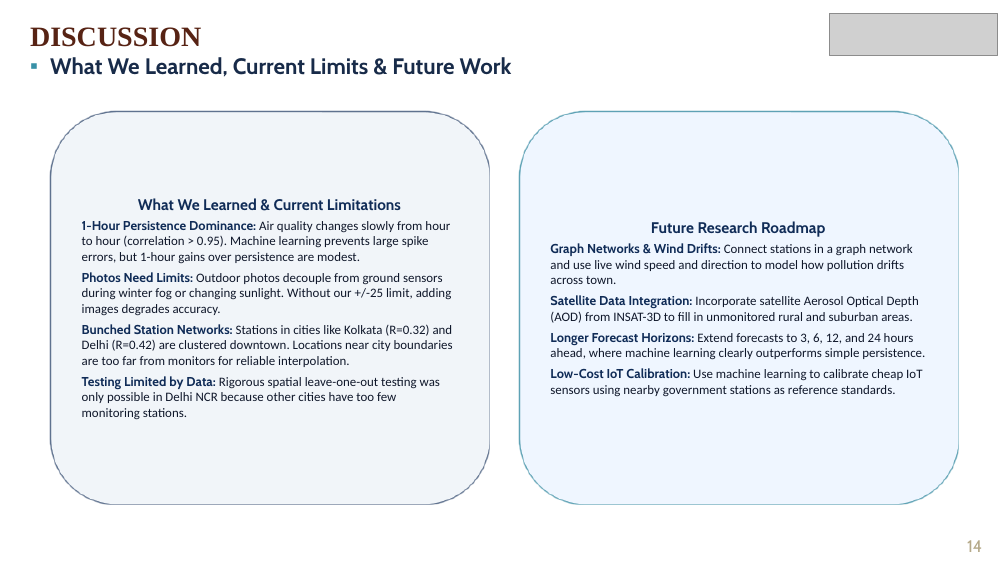
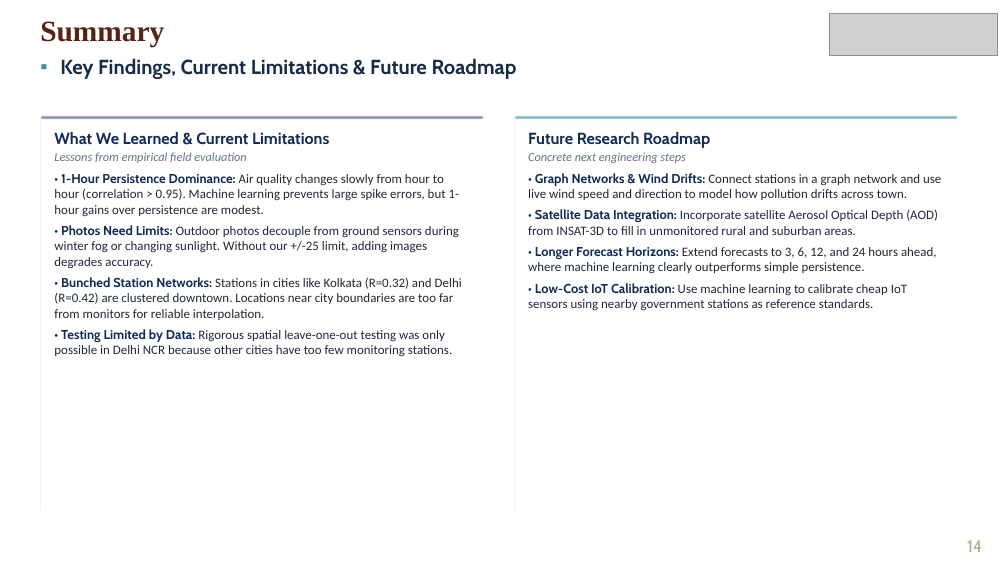
Before and after one commit to Rushyasree/Multimodal_airquality_prediction, a slide deck: slide 14 of docs/VayuDrishti_Final_Review_Simple_Language.pptx. Drawn at 1008x567 pixels with LibreOffice and Linux fonts; fonts in the diff are those of the drawing; grey boxes stand for pictures; background and template pictures are left out. Boxes give left, top, right and bottom in pixels: in the first picture for what was removed or moved away, otherwise in the second. Text is boxed around its words. In the diff, an @@ line names an element or a change of style, - is before the commit and + after.

Commit message:
Refactor presentation layout to executive university standard: eliminate amateur shapes, refine typography, align cards, and verify all 16 slides

```diff
--- a/docs/VayuDrishti_Final_Review_Simple_Language.pptx
+++ b/docs/VayuDrishti_Final_Review_Simple_Language.pptx
@@ text at (x1=40, y1=21, x2=164, y2=47): text changed; size 20 to 21 pt @@
-DISCUSSION
+Summary
@@ text "Summary" at (x1=40, y1=21, x2=164, y2=47): vertical alignment middle to top @@
@@ text at (x1=60, y1=58, x2=517, y2=79): text changed; size 16 to 14.5 pt @@
-▪ What We Learned, Current Limits & Future Work
+▪ Key Findings, Current Limitations & Future Roadmap
@@ rectangle "What We Learned & Current ..." resized from (x1=50, y1=111, x2=489, y2=504) to (x1=40, y1=116, x2=484, y2=511) @@
@@ rectangle "What We Learned & Current ..." at (x1=40, y1=116, x2=484, y2=511): vertical alignment middle to top; rounded rectangle to rectangle; fill #F1F5F9 to #FFFFFF; outline #102C57 1 pt to #E2E8F0 1 pt @@
@@ rectangle added at (x1=40, y1=116, x2=484, y2=120), fill #102C57 @@
@@ rectangle "Future Research Roadmap" resized from (x1=519, y1=111, x2=958, y2=504) to (x1=514, y1=116, x2=958, y2=511) @@
@@ rectangle "Future Research Roadmap" at (x1=514, y1=116, x2=958, y2=511): vertical alignment middle to top; rounded rectangle to rectangle; fill #EFF6FF to #FFFFFF; outline #0E7490 1 pt to #E2E8F0 1 pt @@
@@ rectangle added at (x1=514, y1=116, x2=958, y2=120), fill #0E7490 @@
@@ text in rectangle at (x1=54, y1=132, x2=329, y2=145): size 11 to 11.5 pt in "What We Learned & Current Limitations"; alignment centre to left; less space between paragraphs @@
@@ text in rectangle at (x1=528, y1=132, x2=710, y2=148): size 11 to 11.5 pt in "Future Research Roadmap"; alignment centre to left; less space between paragraphs @@
@@ text in rectangle at (x1=54, y1=152, x2=462, y2=357): text changed; text colour #0F172A to #1E293B @@
-1-Hour Persistence Dominance: Air quality changes slowly from hour to hour (correlation > 0.95). Machine learning prevents large spike errors, but 1-hour gains over persistence are modest.
-Photos Need Limits: Outdoor photos decouple from ground sensors during winter fog or changing sunlight. Without our +/-25 limit, adding images degrades accuracy.
-Bunched Station Networks: Stations in cities like Kolkata (R=0.32) and Delhi (R=0.42) are clustered downtown. Locations near city boundaries are too far from monitors for reliable interpolation.
-Testing Limited by Data: Rigorous spatial leave-one-out testing was only possible in Delhi NCR because other cities have too few monitoring stations.
+Lessons from empirical field evaluation
+• 1-Hour Persistence Dominance: Air quality changes slowly from hour to hour (correlation > 0.95). Machine learning prevents large spike errors, but 1-hour gains over persistence are modest.
+• Photos Need Limits: Outdoor photos decouple from ground sensors during winter fog or changing sunlight. Without our +/-25 limit, adding images degrades accuracy.
+• Bunched Station Networks: Stations in cities like Kolkata (R=0.32) and Delhi (R=0.42) are clustered downtown. Locations near city boundaries are too far from monitors for reliable interpolation.
+• Testing Limited by Data: Rigorous spatial leave-one-out testing was only possible in Delhi NCR because other cities have too few monitoring stations.
@@ text in rectangle at (x1=528, y1=152, x2=941, y2=311): text changed; text colour #0F172A to #1E293B @@
-Graph Networks & Wind Drifts: Connect stations in a graph network and use live wind speed and direction to model how pollution drifts across town.
-Satellite Data Integration: Incorporate satellite Aerosol Optical Depth (AOD) from INSAT-3D to fill in unmonitored rural and suburban areas.
-Longer Forecast Horizons: Extend forecasts to 3, 6, 12, and 24 hours ahead, where machine learning clearly outperforms simple persistence.
-Low-Cost IoT Calibration: Use machine learning to calibrate cheap IoT sensors using nearby government stations as reference standards.
+Concrete next engineering steps
+• Graph Networks & Wind Drifts: Connect stations in a graph network and use live wind speed and direction to model how pollution drifts across town.
+• Satellite Data Integration: Incorporate satellite Aerosol Optical Depth (AOD) from INSAT-3D to fill in unmonitored rural and suburban areas.
+• Longer Forecast Horizons: Extend forecasts to 3, 6, 12, and 24 hours ahead, where machine learning clearly outperforms simple persistence.
+• Low-Cost IoT Calibration: Use machine learning to calibrate cheap IoT sensors using nearby government stations as reference standards.
```
Also in this commit, not shown: 15 other slides changed, 36 other files.
